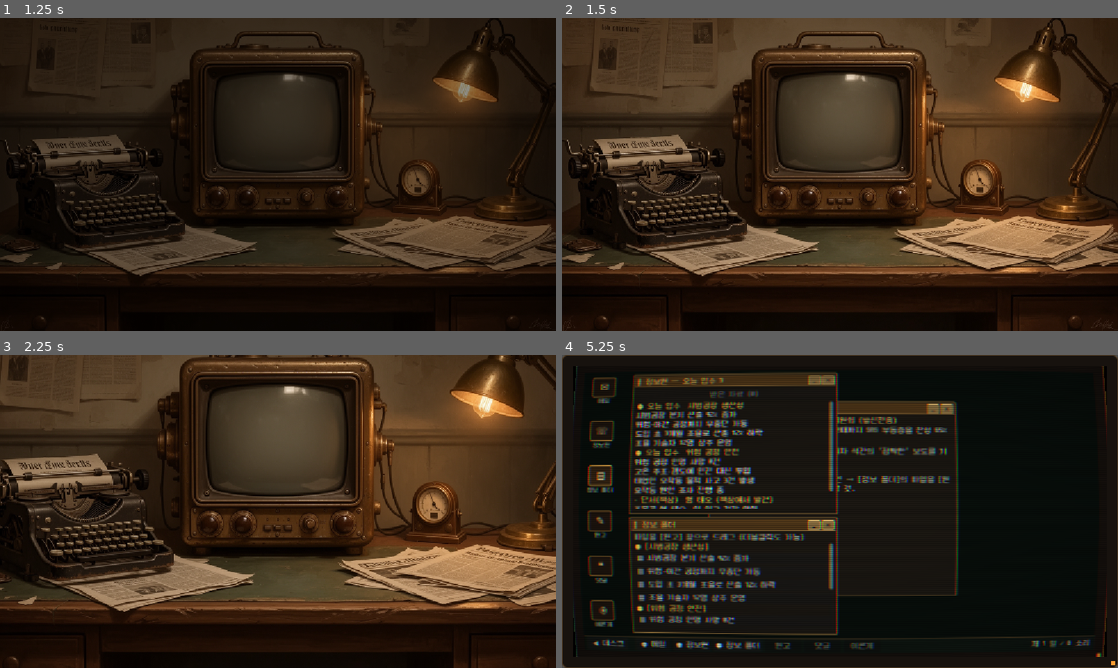
Above: before the commit, frames 1-4 (two rows, left to right).
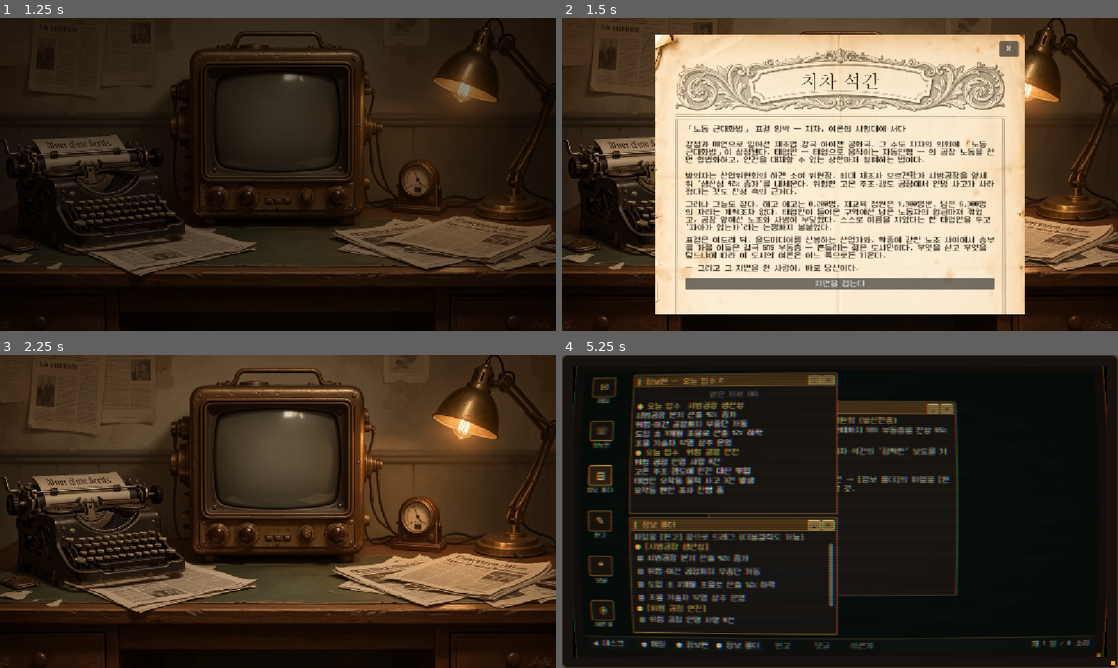
Above: after the commit, the same moments.

Repository: JiwonKim-kr/artificer-pipeline
Game: Godot game, scene res://scenes/main.tscn
The game is run twice, just before and just after one commit, with the same random seed, the same clock (stepped at 60 frames per second) and the same inputs.
Inputs (mouse positions are in pixels of both pictures, inside the frame that each line leads up to):
- Up to frame 1 (1.25 s): click (278, 174) at 0.5 s
- Up to frame 2 (1.5 s): click (628, 71) at 1.27 s
- Up to frame 3 (2.25 s): click (278, 621) at 2 s, where only the run after the commit has a clickable "지면을 접는다"
- Up to frame 4 (5.25 s): click (840, 467) at 2.75 s; click "✉" at 3.5 s; click "☏" at 4.25 s; click "▤" at 5 s

Frame 1 is identical in both runs. In frame 2, 59% of the frame differs, in the area x 16-84%, y 5-95%; in frame 3, 35%; in frame 4, 1.0%.

Commit message:
[play build] 데스크 신문 브리핑 — 세계관(아이젠 공화국·노동 근대화법) 기사
데스크 좌상단 신문 핫스팟 클릭 → 석간지 지면 오버레이. 아이젠 공화국 상황과
「노동 근대화법」 배경, 실업/임금/무력충돌/인격 논쟁, 부동층이 승부처임을 브리핑.
신문 프레임 에셋(FLUX 2 Flex 종이 신문 + 명패에 "치차 석간" 명조 합성) 위에
텍스트를 얹음. parity/turn/smoke PASS.

Co-Authored-By: Claude Opus 4.8 <noreply@anthropic.com>

Diff:
--- a/src/ui/main.gd
+++ b/src/ui/main.gd
@@ -14,6 +14,7 @@
 const CRT_SHADER := "res://src/ui/shaders/crt_screen.gdshader"
 # 책상 뒤지기 클로즈업(선택 에셋): 이미지가 들어오면 자동 사용, 없으면 텍스트 연출만.
 const DESK_SEARCH_TEX := "res://assets/art/ui/main/desk_search_closeup.png"
+const NEWSPAPER_FRAME := "res://assets/art/ui/briefing/newspaper_frame.png"  # 브리핑 신문 프레임(9-slice) — art gen 대기, 없으면 크림 폴백
 # 데스크 배경에서 모니터 화면의 중심(뷰포트 비율). 줌 인 트랜지션의 초점.
 # 현 desk_bg.png 실측: 브라운관 유리면 중심 ≈ (0.51, 0.35).
 const MONITOR_FOCUS := Vector2(0.51, 0.35)
@@ -112,6 +113,7 @@
 var _article_prev_btn: Button
 var _article_next_btn: Button
 var _settings_panel: PanelContainer # 소리 설정 오버레이
+var _briefing_panel: PanelContainer  # 데스크 신문 — 세계관 브리핑(아이젠 공화국·노동 근대화법)
 var _se_vol: float = 0.4            # 효과음 볼륨(0~1, 기본 ≈ -8dB)
 var _bgm_vol: float = 0.5           # 배경음 볼륨(0~1, BGM 추가 대비)
 var _carryover_selected: Array = [] # 「받은 자료」에서 이번 기사에 끌어온 과거 fact id (턴마다 초기화)
@@ -320,6 +322,16 @@
 	drawer_hot.name = "DrawerHotspot"
 	drawer_hot.pressed.connect(_search_desk)
 	_desk.add_child(drawer_hot)
+	# 신문: 좌상단에 놓인 《치차 석간》 — 클릭하면 세계관 브리핑(아이젠 공화국·노동 근대화법).
+	# ⚠ Rect2 는 desk_bg 아트의 신문 위치에 맞춰 미세조정 필요(현재는 좌상단 추정치).
+	var paper_hot := _desk_hotspot(Rect2(0.015, 0.02, 0.205, 0.30))  # 좌상단 신문
+	paper_hot.name = "NewspaperHotspot"
+	paper_hot.pressed.connect(_show_briefing)
+	paper_hot.mouse_entered.connect(func() -> void:
+		if _desk_note != null: _desk_note.text = "책상 위 《치차 석간》 — 읽는다")
+	paper_hot.mouse_exited.connect(func() -> void:
+		if _desk_note != null: _desk_note.text = "")
+	_desk.add_child(paper_hot)
 	_desk_note = Label.new()
 	_desk_note.add_theme_color_override("font_color", Color(0.85, 0.9, 0.78))
 	_desk_note.horizontal_alignment = HORIZONTAL_ALIGNMENT_CENTER
@@ -334,6 +346,7 @@
 	_desk_note.offset_top = 0.0
 	_desk_note.offset_bottom = 0.0
 	_desk.add_child(_desk_note)
+	_build_briefing_panel(_desk)
 
 ## hover 시 데스크 배경을 변형본으로 교체, 벗어나면 원본 복귀.
 func _hover_swap(hot: Button, tex_path: String) -> void:
@@ -606,6 +619,108 @@
 		_settings_panel.visible = not _settings_panel.visible
 		if _settings_panel.visible:
 			_settings_panel.move_to_front()
+
+# ---------- 데스크 신문: 세계관 브리핑 ----------
+## 좌상단 신문 클릭 시 뜨는 석간지 지면 — 아이젠 공화국 상황과 「노동 근대화법」 배경.
+func _build_briefing_panel(parent: Control) -> void:
+	var panel := PanelContainer.new()
+	panel.name = "BriefingPanel"
+	panel.set_anchors_and_offsets_preset(Control.PRESET_CENTER)
+	panel.grow_horizontal = Control.GROW_DIRECTION_BOTH
+	panel.grow_vertical = Control.GROW_DIRECTION_BOTH
+	panel.custom_minimum_size = Vector2(768, 576)  # 신문 이미지 4:3(1168x880)에 맞춤
+	# 신문 프레임 에셋이 있으면 통째로 깔고(패널이 4:3라 왜곡 없음) 그 위에 텍스트, 없으면 크림 폴백.
+	var frame_tex := _res(NEWSPAPER_FRAME) as Texture2D
+	if frame_tex != null:
+		var st := StyleBoxTexture.new()
+		st.texture = frame_tex
+		st.set_texture_margin_all(0.0)      # 9-slice 미사용 — 전체 텍스처를 패널에 맞춰 draw
+		st.set_content_margin_all(0.0)      # 내부 콘텐츠는 inner 에서 절대 배치(명패/본문)
+		panel.add_theme_stylebox_override("panel", st)
+	else:
+		var sb := StyleBoxFlat.new()
+		sb.bg_color = Color(0.91, 0.87, 0.77)      # 바랜 신문지(폴백)
+		sb.set_border_width_all(2)
+		sb.border_color = Color(0.32, 0.27, 0.19)
+		sb.set_content_margin_all(24)
+		panel.add_theme_stylebox_override("panel", sb)
+	var ink := Color(0.11, 0.09, 0.06)
+	# 콘텐츠는 절대 배치(명패/본문)로 프레임에 맞춘다 — PanelContainer 가 inner 를 패널 전체에 채운다.
+	var inner := Control.new()
+	panel.add_child(inner)
+
+	# 마스트헤드 "치차 석간" 은 프레임 에셋에 박혀 있음(코드 라벨 불필요).
+	# 닫기(우상단)
+	var x := Button.new()
+	x.text = " X "
+	x.anchor_left = 1.0
+	x.anchor_right = 1.0
+	x.anchor_top = 0.0
+	x.anchor_bottom = 0.0
+	x.offset_left = -54.0
+	x.offset_right = -14.0
+	x.offset_top = 12.0
+	x.offset_bottom = 44.0
+	x.pressed.connect(func() -> void: panel.visible = false)
+	inner.add_child(x)
+
+	# 본문 영역: 마스트헤드 아래·괘선 안쪽 (앵커 fill + 여백 오프셋)
+	var vb := VBoxContainer.new()
+	vb.add_theme_constant_override("separation", 6)
+	vb.anchor_left = 0.0
+	vb.anchor_top = 0.0
+	vb.anchor_right = 1.0
+	vb.anchor_bottom = 1.0
+	vb.offset_left = 64.0
+	vb.offset_top = 186.0    # "표결 D-8" 줄 제거분 보정 — 헤드라인 위치 유지
+	vb.offset_right = -64.0
+	vb.offset_bottom = -50.0
+	inner.add_child(vb)
+	var head := Label.new()
+	head.text = "「노동 근대화법」 표결 임박 — 치차, 여론의 시험대에 서다"
+	head.add_theme_color_override("font_color", ink)
+	head.autowrap_mode = TextServer.AUTOWRAP_WORD_SMART
+	vb.add_child(head)
+	vb.add_child(HSeparator.new())
+	# 본문(스크롤)
+	var sc := ScrollContainer.new()
+	sc.horizontal_scroll_mode = ScrollContainer.SCROLL_MODE_DISABLED
+	sc.size_flags_vertical = Control.SIZE_EXPAND_FILL
+	sc.size_flags_horizontal = Control.SIZE_EXPAND_FILL
+	vb.add_child(sc)
+	var body := VBoxContainer.new()
+	body.add_theme_constant_override("separation", 10)
+	body.size_flags_horizontal = Control.SIZE_EXPAND_FILL
+	sc.add_child(body)
+	var paras := [
+		"강철과 매연으로 일어선 제조업 강국 [b]아이젠 공화국[/b]. 그 수도 치차의 의회에 「노동 근대화법」이 상정됐다. 태엽인 — 태엽으로 움직이는 자동인형 — 의 공장 노동을 전면 합법화하고, 인간을 대체할 수 있는 상한마저 철폐하는 법이다.",
+		"발의자는 산업위원회의 하겐 소여 위원장. 최대 제조사 [b]모르겐社[/b]가 시범공장을 앞세워 '생산성 42% 증가'를 내세운다. 위험한 고온 주조·갱도 공정에서 인명 사고가 사라졌다는 것도 찬성 측의 근거다.",
+		"그러나 그늘도 짙다. 해고 예고는 8,200명, 재교육 정원은 1,900명뿐. 남은 6,300명의 자리는 계획조차 없다. 태엽인이 들어온 구역에선 남은 노동자의 임금마저 깎였고, 공장 앞에선 노조와 사병이 부딪쳤다. 스스로 이름을 지었다는 한 태엽인을 두고 '자아가 있는가'라는 논쟁까지 불붙었다.",
+		"표결은 여드레 뒤. 올드미디어를 신봉하는 산업가와, 확증에 갇힌 노조 사이에서 승부를 가를 이들은 결국 [b]SNS 부동층[/b] — 흔들리는 젊은 도시민이다. 무엇을 싣고 무엇을 덮느냐에 따라 이 도시의 여론은 어느 쪽으로든 기운다.",
+		"— 그리고 그 지면을 쥔 사람이, 바로 당신이다.",
+	]
+	for t in paras:
+		var l := RichTextLabel.new()
+		l.bbcode_enabled = true
+		l.fit_content = true
+		l.scroll_active = false
+		l.autowrap_mode = TextServer.AUTOWRAP_WORD_SMART
+		l.add_theme_color_override("default_color", ink)
+		l.text = str(t)
+		l.size_flags_horizontal = Control.SIZE_EXPAND_FILL
+		body.add_child(l)
+	var close := Button.new()
+	close.text = "지면을 접는다"
+	close.pressed.connect(func() -> void: panel.visible = false)
+	vb.add_child(close)
+	panel.visible = false
+	parent.add_child(panel)
+	_briefing_panel = panel
+
+func _show_briefing() -> void:
+	if _briefing_panel != null:
+		_briefing_panel.visible = true
+		_briefing_panel.move_to_front()
 
 func _on_vol_changed(bus_name: String, v: float) -> void:
 	if bus_name == "SE":
Binary file added: assets/art/ui/briefing/newspaper_frame.png
